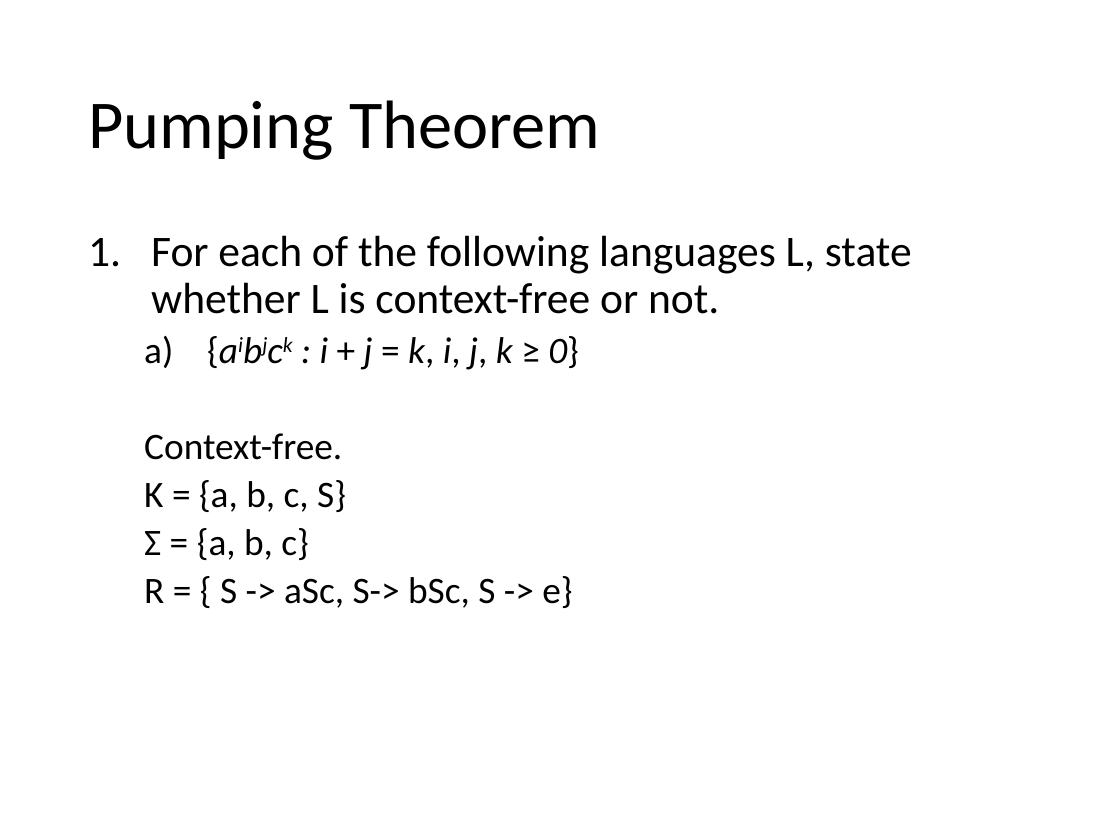
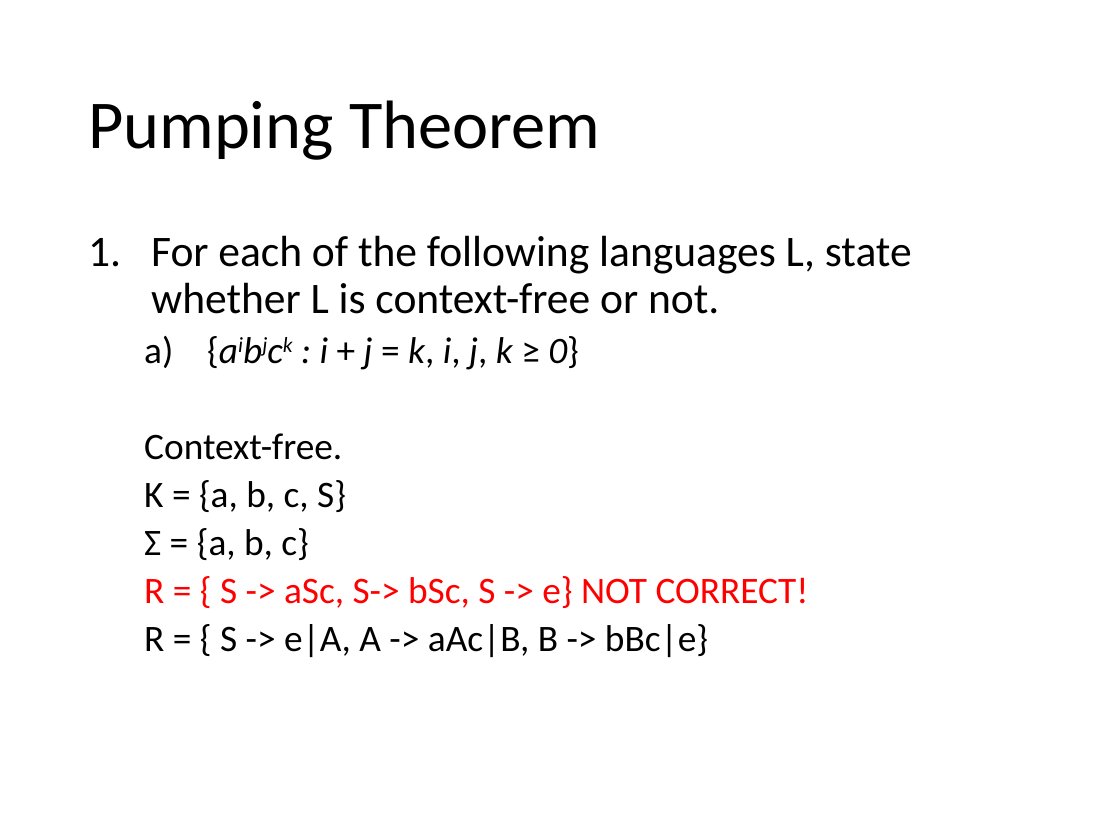
Before and after one commit to comp3721/comp3721.github.io, a slide deck: slide 6 of Source/t06/t06s.pptx. Drawn at 1120x840 pixels with LibreOffice and Linux fonts; fonts in the diff are those of the drawing. Boxes give left, top, right and bottom in pixels: in the first picture for what was removed or moved away, otherwise in the second. Text is boxed around its words. In the diff, an @@ line names an element or a change of style, - is before the commit and + after.

```diff
--- a/Source/t06/t06s.pptx
+++ b/Source/t06/t06s.pptx
@@ text at <box>144,576,809,657</box>: text changed; text colour #000000 to #FF0000 @@
-  R = { S -> aSc, S-> bSc, S -> e}
+  R = { S -> aSc, S-> bSc, S -> e} NOT CORRECT!
+  R = { S -> e|A, A -> aAc|B, B -> bBc|e}
```
